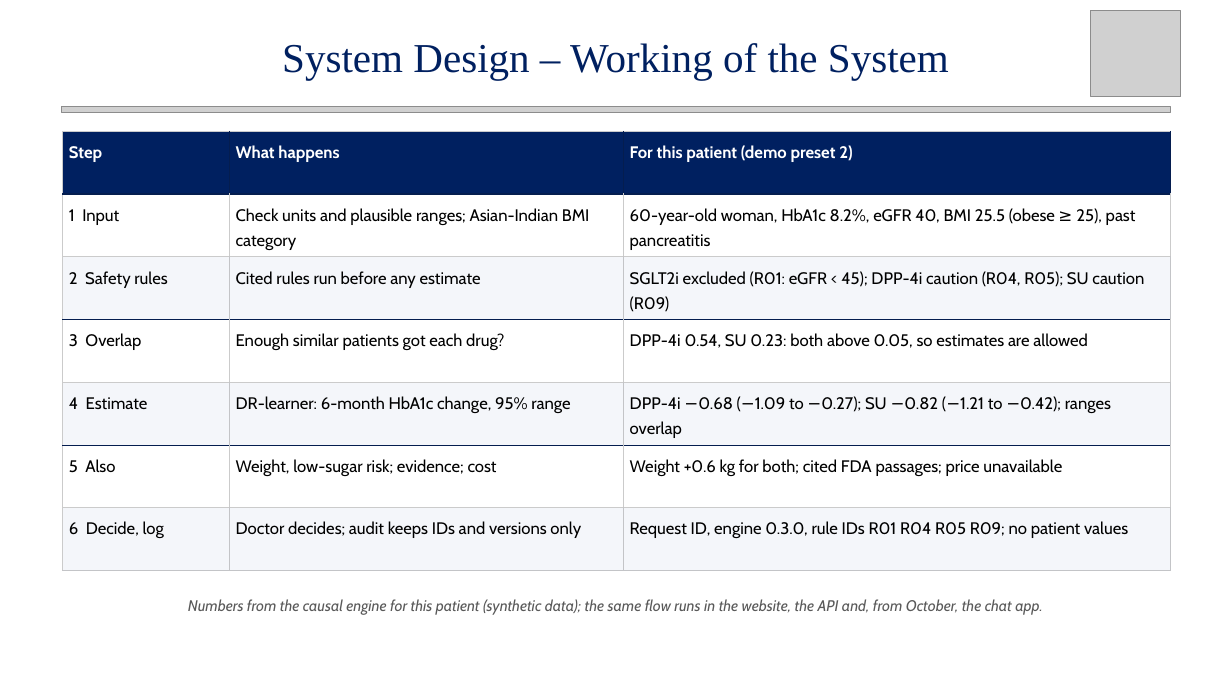
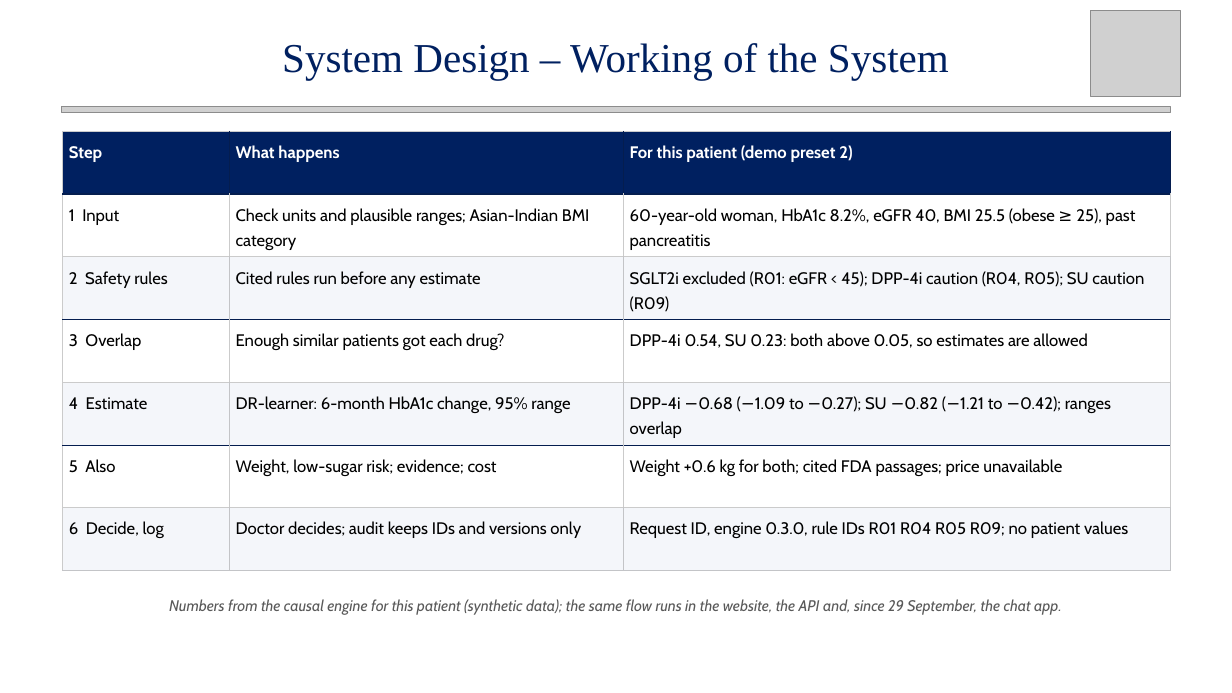
Before and after one commit to Rhian-Roy/DiaCausal-CDSS, a slide deck: slide 17 of docs/midsem/Intelligent_Diabetes_CDSS_MidSem_updated.pptx. Drawn at 1232x693 pixels with LibreOffice and Linux fonts; fonts in the diff are those of the drawing; grey boxes stand for pictures. Boxes give left, top, right and bottom in pixels: in the first picture for what was removed or moved away, otherwise in the second. Text is boxed around its words. In the diff, an @@ line names an element or a change of style, - is before the commit and + after.

```diff
--- a/docs/midsem/Intelligent_Diabetes_CDSS_MidSem_updated.pptx
+++ b/docs/midsem/Intelligent_Diabetes_CDSS_MidSem_updated.pptx
@@ text at (169,599,1062,615): text changed @@
-Numbers from the causal engine for this patient (synthetic data); the same flow runs in the website, the API and, from October, the chat app.
+Numbers from the causal engine for this patient (synthetic data); the same flow runs in the website, the API and, since 29 September, the chat app.
```
Also in this commit, not shown: 9 other slides changed, 1 slide added, 21 other files.
